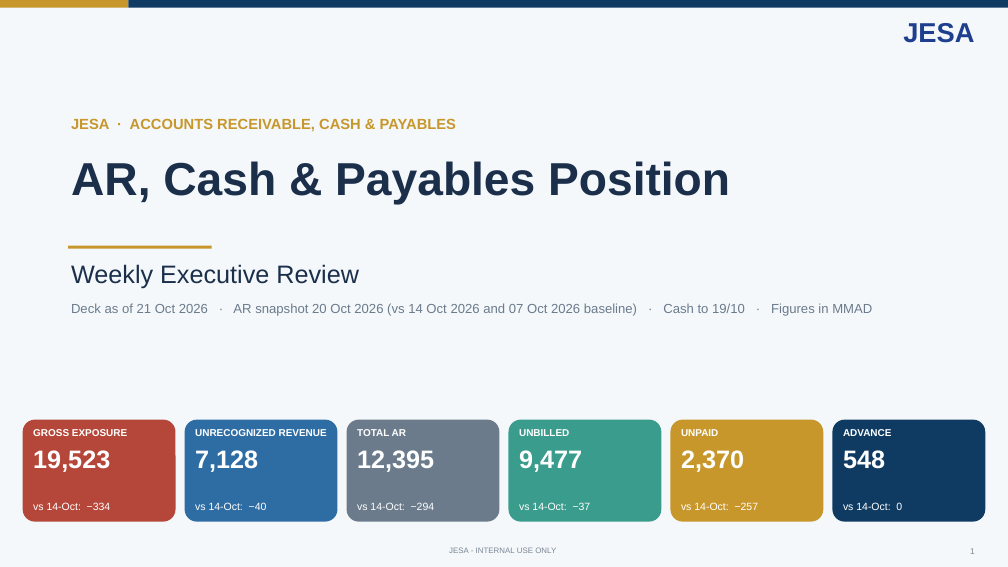
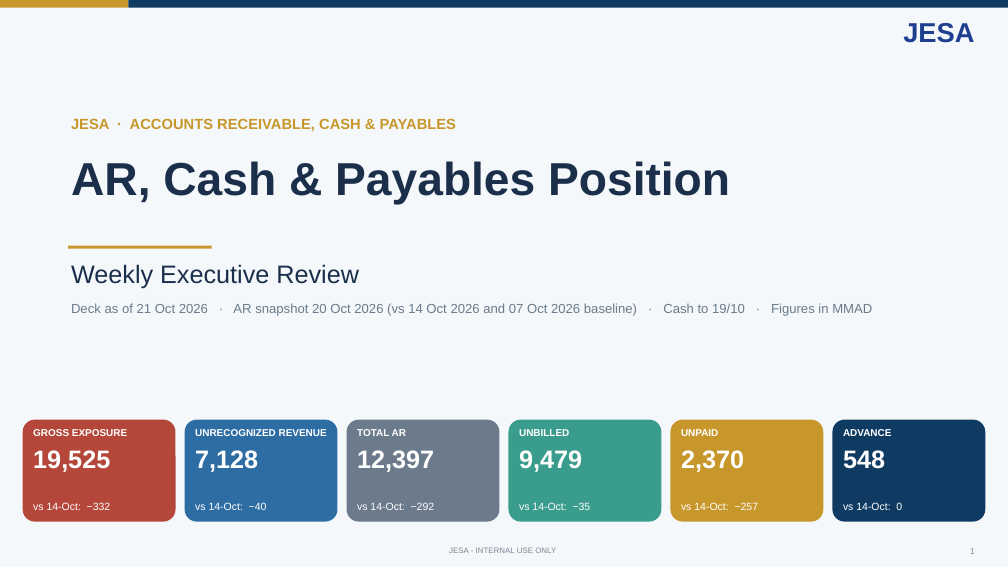
Before and after one commit to cherkaouihassan-art/Skills-Repo, a slide deck: slide 1 of weekly-ar-cash-deck/output/JESA_AR_Cash_Position_2026-10-21.pptx. Drawn at 1008x567 pixels with LibreOffice and Linux fonts; fonts in the diff are those of the drawing. Boxes give left, top, right and bottom in pixels: in the first picture for what was removed or moved away, otherwise in the second. Text is boxed around its words. In the diff, an @@ line names an element or a change of style, - is before the commit and + after.

```diff
--- a/weekly-ar-cash-deck/output/JESA_AR_Cash_Position_2026-10-21.pptx
+++ b/weekly-ar-cash-deck/output/JESA_AR_Cash_Position_2026-10-21.pptx
@@ text at (33, 450, 110, 472): text changed @@
-19,523
+19,525
@@ text at (357, 450, 434, 472): text changed @@
-12,395
+12,397
@@ text at (519, 450, 582, 472): text changed @@
-9,477
+9,479
@@ text at (33, 502, 111, 510): text changed @@
-vs 14-Oct: −334
+vs 14-Oct: −332
@@ text at (357, 502, 435, 510): text changed @@
-vs 14-Oct: −294
+vs 14-Oct: −292
@@ text at (519, 502, 591, 510): text changed @@
-vs 14-Oct: −37
+vs 14-Oct: −35
```
Also in this commit, not shown: 7 other slides changed, 4 other files.
